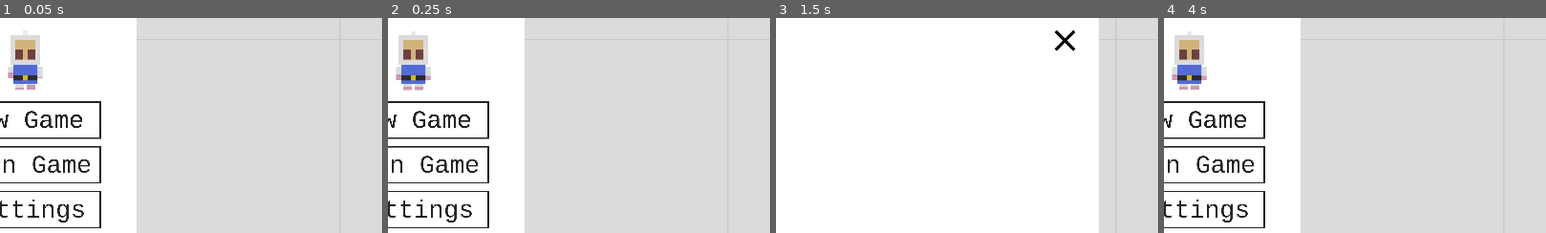
Above: before the commit, frames 1-4 (left to right).
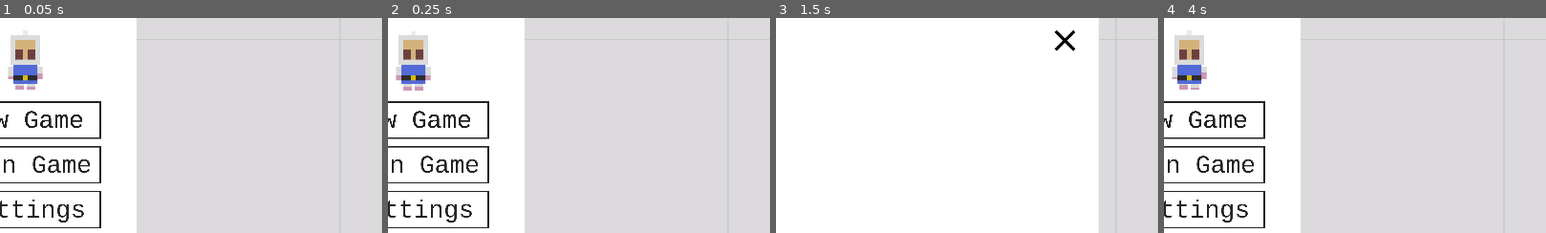
Above: after the commit, the same moments.

Repository: AmarOk1412/Eksplode.re
Game: Godot game, scene res://Lobby.tscn
The game is run twice, just before and just after one commit, with the same random seed, the same clock (stepped at 60 frames per second) and the same inputs. Sound files missing from this copy of the repository are replaced by a short silence.
Inputs (mouse positions are % of the whole screen's width and height, from its top left):
- Up to frame 1 (0.05 s): no input
- Up to frame 2 (0.25 s): no input
- Up to frame 3 (1.5 s): tap Enter (ui_accept) at 0.5, 0.77 s; hold Right (ui_right) 0.53-1.25 s; click (50, 37) at 1.25 s
- Up to frame 4 (4 s): click (85, 81) at 2 s; click (85, 81) at 2.75 s; click (85, 19) at 3.5 s
The pictures show only the part of the screen within x 47-97%, y 13-63%; the shares and areas given below are measured in that part.

The runs differ from the first frame. In frame 1, 0.1% of the frame differs, in the area x 2-12%, y 25-33%; in frame 2, less than 0.1%; in frame 3, nothing differs; in frame 4, 0.1%.
Error in both runs: Assertion failed. (res://gamestate.gd:87)

Commit message:
game: reset puppet_pos when starting a new game
Issue: #24

Diff:
--- a/Game.gd
+++ b/Game.gd
@@ -23,6 +23,7 @@
 	p.type = type
 	p.position = pos
 	p.playerName = playerName
+	p.puppet_pos = pos
 	$ObjectSort.add_child(p)
 
 func spawn_box(box_data):
--- a/GameTimer.gd
+++ b/GameTimer.gd
@@ -1,7 +1,7 @@
 extends Label
 
 var time = 0
-var total = 90
+var total = 180
 const prefs = preload("res://Utils/constant.gd")
 
 func _process(delta):
--- a/Lobby.tscn
+++ b/Lobby.tscn
@@ -123,7 +123,7 @@
 position = Vector2( 150, 70 )
 scale = Vector2( 0.33, 0.33 )
 frames = SubResource( 3 )
-frame = 11
+frame = 5
 playing = true
 
 [node name="Settings" type="Panel" parent="."]
